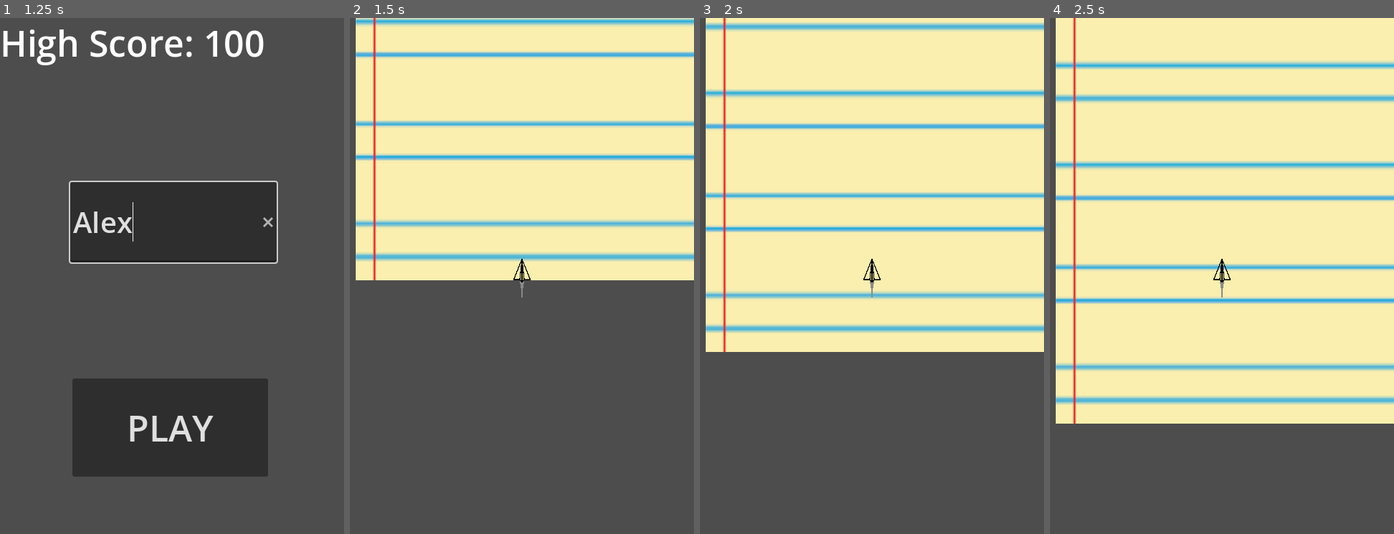
Above: before the commit, frames 1-4 (left to right).
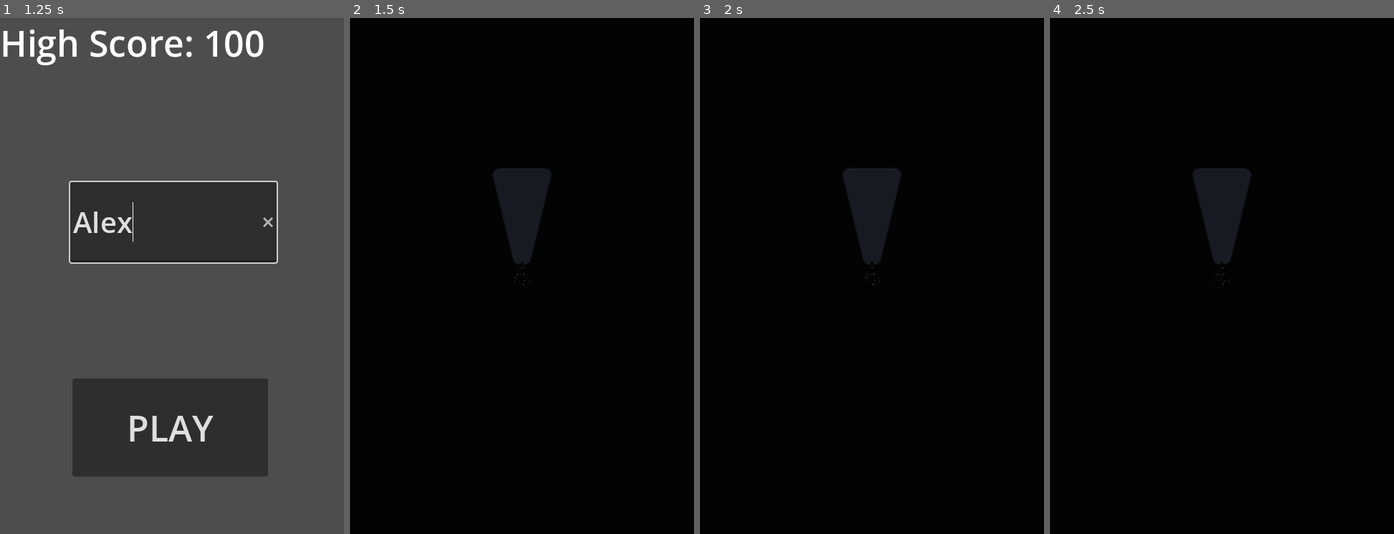
Above: after the commit, the same moments.

Repository: BorkerBrother/Paper_Plane_Game
Game: Godot game, scene res://start.tscn
The game is run twice, just before and just after one commit, with the same random seed, the same clock (stepped at 60 frames per second) and the same inputs.
Inputs (mouse positions are in pixels of both pictures, inside the frame that each line leads up to):
- Up to frame 1 (1.25 s): click (172, 224) at 0.52 s; type "Alex" at 0.6 s
- Up to frame 2 (1.5 s): click "PLAY" at 1.25 s
- Up to frame 3 (2 s): no input
- Up to frame 4 (2.5 s): no input

Frame 1 is identical in both runs. In frame 2, 100% of the frame differs, in the area x 0-100%, y 0-100%; in frame 3, 100%; in frame 4, 100%.

Commit message:
shadow tests

Diff:
--- a/Game/Data/user_data.json
+++ b/Game/Data/user_data.json
@@ -1 +1 @@
-{"high_score":{"value":100},"score":0,"user_name":"test"}
+{"high_score":{"value":100},"score":0,"user_name":""}
--- a/Game/player.tscn
+++ b/Game/player.tscn
@@ -8,12 +8,13 @@
 
 signal hit # new signal emitted when player collides with other collisionshapes
 @onready var cameraNode : Camera2D = get_node(\"../Camera2D\") # holt sich Camera2DNode aus Nodepfad (relativ zu diesem Node)
-@export var speed = 200 # How fast the player will move (pixels/sec).
+@onready var pointLight2D : PointLight2D = get_node(\"../PointLight2D\")
+@export var speed = 50 # How fast the player will move (pixels/sec).
 @export var rotation_speed = 20.0
 var rotation_direction = 0.0
 var screen_size # Size of the game window.
 var velocity = Vector2.ZERO
-var c_velocity_y = 200 # konstante Bewegung in Y
+var c_velocity_y = 0 # konstante Bewegung in Y
 var testrotation_angle = 0.0 # rotationswinkel pro frame
 
 func get_input():
@@ -28,6 +29,8 @@
 # Called every frame. 'delta' is the elapsed time since the previous frame.
 func _process(delta):
 	get_input()
+	#pointLight2D.position = position
+	#pointLight2D.position.y -= 70.
 	cameraNode.position.x = 0# Screen von: - screen_size.x / 2.0 bis + screen_size.x / 2.0 (gleich in y)
 	cameraNode.position.y = position.y
 	testrotation_angle = rotation_direction * rotation_speed# * delta
--- a/Game/project.godot
+++ b/Game/project.godot
@@ -25,21 +25,25 @@
 move_right={
 "deadzone": 0.5,
 "events": [Object(InputEventKey,"resource_local_to_scene":false,"resource_name":"","device":-1,"window_id":0,"alt_press …(182 unchanged characters)…
+, Object(InputEventKey,"resource_local_to_scene":false,"resource_name":"","device":-1,"window_id":0,"alt_pressed":false,"shift_pressed":false,"ctrl_pressed":false,"meta_pressed":false,"pressed":false,"keycode":0,"physical_keycode":68,"key_label":0,"unicode":100,"echo":false,"script":null)
 ]
 }
 move_left={
 "deadzone": 0.5,
 "events": [Object(InputEventKey,"resource_local_to_scene":false,"resource_name":"","device":-1,"window_id":0,"alt_press …(182 unchanged characters)…
+, Object(InputEventKey,"resource_local_to_scene":false,"resource_name":"","device":-1,"window_id":0,"alt_pressed":false,"shift_pressed":false,"ctrl_pressed":false,"meta_pressed":false,"pressed":false,"keycode":0,"physical_keycode":65,"key_label":0,"unicode":97,"echo":false,"script":null)
 ]
 }
 move_up={
 "deadzone": 0.5,
 "events": [Object(InputEventKey,"resource_local_to_scene":false,"resource_name":"","device":-1,"window_id":0,"alt_press …(182 unchanged characters)…
+, Object(InputEventKey,"resource_local_to_scene":false,"resource_name":"","device":-1,"window_id":0,"alt_pressed":false,"shift_pressed":false,"ctrl_pressed":false,"meta_pressed":false,"pressed":false,"keycode":0,"physical_keycode":87,"key_label":0,"unicode":119,"echo":false,"script":null)
 ]
 }
 move_down={
 "deadzone": 0.5,
 "events": [Object(InputEventKey,"resource_local_to_scene":false,"resource_name":"","device":-1,"window_id":0,"alt_press …(182 unchanged characters)…
+, Object(InputEventKey,"resource_local_to_scene":false,"resource_name":"","device":-1,"window_id":0,"alt_pressed":false,"shift_pressed":false,"ctrl_pressed":false,"meta_pressed":false,"pressed":false,"keycode":0,"physical_keycode":83,"key_label":0,"unicode":115,"echo":false,"script":null)
 ]
 }
 boost={
--- a/Game/world.tscn
+++ b/Game/world.tscn
@@ -1,75 +1,84 @@
-[gd_scene load_steps=8 format=3 uid="uid://lblemmtoksoq"]
+[gd_scene load_steps=5 format=3 uid="uid://lblemmtoksoq"]
 
 [ext_resource type="PackedScene" uid="uid://cd235rqcdfy8m" path="res://player.tscn" id="1_djhg5"]
-[ext_resource type="Texture2D" uid="uid://cnqjxh0j0pxix" path="res://Assets/Background_Paper_Plane.png" id="1_smhvf"]
-[ext_resource type="Texture2D" uid="uid://cyxv1kj75twrf" path="res://Assets/Background_wave_both_sides_Zeichenfläche 1.png" id="3_tgcvd"]
+[ext_resource type="Texture2D" uid="uid://l43sdhkkwhvy" path="res://Assets/plane_shadow_Zeichenfläche 1.png" id="3_o5fkq"]
+[ext_resource type="Texture2D" uid="uid://6s0rtjeatqnr" path="res://Assets/Background_shadow.png" id="4_i6jvp"]
 
-[sub_resource type="TileSetAtlasSource" id="TileSetAtlasSource_o5wft"]
-texture = ExtResource("1_smhvf")
-0:1/size_in_atlas = Vector2i(30, 20)
-0:1/0 = 0
-0:1/0/physics_layer_0/linear_velocity = Vector2(0, 0)
-0:1/0/physics_layer_0/angular_velocity = 0.0
-0:1/0/physics_layer_0/polygon_0/points = PackedVector2Array(8, 8, 8, 8, 8, 8)
-29:21/0 = 0
-29:21/0/physics_layer_0/linear_velocity = Vector2(0, 0)
-29:21/0/physics_layer_0/angular_velocity = 0.0
-29:22/0 = 0
-29:22/0/physics_layer_0/linear_velocity = Vector2(0, 0)
-29:22/0/physics_layer_0/angular_velocity = 0.0
-29:23/0 = 0
-29:23/0/physics_layer_0/linear_velocity = Vector2(0, 0)
-29:23/0/physics_layer_0/angular_velocity = 0.0
-29:24/0 = 0
-29:24/0/physics_layer_0/linear_velocity = Vector2(0, 0)
-29:24/0/physics_layer_0/angular_velocity = 0.0
-29:25/0 = 0
-29:25/0/physics_layer_0/linear_velocity = Vector2(0, 0)
-29:25/0/physics_layer_0/angular_velocity = 0.0
-29:26/0 = 0
-29:26/0/physics_layer_0/linear_velocity = Vector2(0, 0)
-29:26/0/physics_layer_0/angular_velocity = 0.0
-
-[sub_resource type="TileSet" id="TileSet_2g0u5"]
-physics_layer_0/collision_layer = 6
-sources/0 = SubResource("TileSetAtlasSource_o5wft")
-
-[sub_resource type="TileSetAtlasSource" id="TileSetAtlasSource_ix3ec"]
-texture = ExtResource("3_tgcvd")
-0:0/size_in_atlas = Vector2i(18, 61)
-0:0/0 = 0
-0:0/0/physics_layer_0/linear_velocity = Vector2(0, 0)
-0:0/0/physics_layer_0/angular_velocity = 0.0
-0:0/0/physics_layer_0/polygon_0/points = PackedVector2Array(-144.25, -311.127, -150, 336, -2.82843, 356.382, 114, -316)
-18:0/size_in_atlas = Vector2i(19, 61)
-18:0/0 = 0
-18:0/0/physics_layer_0/linear_velocity = Vector2(0, 0)
-18:0/0/physics_layer_0/angular_velocity = 0.0
-18:0/0/physics_layer_0/polygon_0/points = PackedVector2Array(146, -324, 150, 332, 14, 356, -102, -316)
-
-[sub_resource type="TileSet" id="TileSet_2f6g8"]
-physics_layer_0/collision_layer = 6
-physics_layer_0/collision_mask = 0
-sources/0 = SubResource("TileSetAtlasSource_ix3ec")
+[sub_resource type="OccluderPolygon2D" id="OccluderPolygon2D_qtoeb"]
+polygon = PackedVector2Array(-130, -142, -97, -173, -150, -199)
 
 [node name="World" type="Node2D"]
 
 [node name="Player" parent="." instance=ExtResource("1_djhg5")]
+z_index = 2
 position = Vector2(0, 0)
 collision_mask = 6
 
+[node name="PointLight2D" type="PointLight2D" parent="Player"]
+position = Vector2(58.8666, -58.8666)
+rotation = 0.785398
+scale = Vector2(1, 0.736413)
+energy = 7.35
+shadow_enabled = true
+shadow_filter = 1
+texture = ExtResource("3_o5fkq")
+
 [node name="Camera2D" type="Camera2D" parent="."]
 
-[node name="TileMap" type="TileMap" parent="."]
+[node name="Sprite2D" type="Sprite2D" parent="."]
 z_index = -1
-scale = Vector2(1, 3)
-tile_set = SubResource("TileSet_2g0u5")
-format = 2
-layer_0/tile_data = PackedInt32Array(-720896, 0, 1, -2031616, 0, 1, -3342336, 0, 1, -4653056, 0, 1, -5963776, 0, 1)
+texture = ExtResource("4_i6jvp")
 
-[node name="TileMap2" type="TileMap" parent="."]
+[node name="Sprite2D2" type="Sprite2D" parent="."]
 z_index = -1
-scale = Vector2(1, 3)
-tile_set = SubResource("TileSet_2f6g8")
-format = 2
-layer_0/tile_data = PackedInt32Array(-8519689, 0, 0, -8454135, 1179648, 3, -8585207, 1179648, 0)
+position = Vector2(1, -737)
+texture = ExtResource("4_i6jvp")
+
+[node name="LightOccluder2D" type="LightOccluder2D" parent="."]
+position = Vector2(0, -50)
+rotation = 1.5708
+occluder = SubResource("OccluderPolygon2D_qtoeb")
+
+[node name="LightOccluder2D2" type="LightOccluder2D" parent="."]
+position = Vector2(1, 1)
+occluder = SubResource("OccluderPolygon2D_qtoeb")
+
+[node name="LightOccluder2D4" type="LightOccluder2D" parent="."]
+position = Vector2(1, -200)
+rotation = 1.5708
+occluder = SubResource("OccluderPolygon2D_qtoeb")
+
+[node name="LightOccluder2D9" type="LightOccluder2D" parent="."]
+position = Vector2(1, -400)
+rotation = 1.5708
+occluder = SubResource("OccluderPolygon2D_qtoeb")
+
+[node name="LightOccluder2D10" type="LightOccluder2D" parent="."]
+position = Vector2(1, -600)
+rotation = 1.5708
+occluder = SubResource("OccluderPolygon2D_qtoeb")
+
+[node name="LightOccluder2D11" type="LightOccluder2D" parent="."]
+position = Vector2(1, -800)
+rotation = 1.5708
+occluder = SubResource("OccluderPolygon2D_qtoeb")
+
+[node name="LightOccluder2D3" type="LightOccluder2D" parent="."]
+position = Vector2(1, -100)
+occluder = SubResource("OccluderPolygon2D_qtoeb")
+
+[node name="LightOccluder2D5" type="LightOccluder2D" parent="."]
+position = Vector2(1, -200)
+occluder = SubResource("OccluderPolygon2D_qtoeb")
+
+[node name="LightOccluder2D6" type="LightOccluder2D" parent="."]
+position = Vector2(1, -300)
+occluder = SubResource("OccluderPolygon2D_qtoeb")
+
+[node name="LightOccluder2D7" type="LightOccluder2D" parent="."]
+position = Vector2(1, -500)
+occluder = SubResource("OccluderPolygon2D_qtoeb")
+
+[node name="LightOccluder2D8" type="LightOccluder2D" parent="."]
+position = Vector2(1, -700)
+occluder = SubResource("OccluderPolygon2D_qtoeb")
Binary file added: Game/Assets/Background_shadow.png
Not shown, added: Game/Assets/Background_shadow.png.import
Binary file added: Game/Assets/Shadow_circle_Zeichenfläche 1.png
Not shown, added: Game/Assets/Shadow_circle_Zeichenfläche 1.png.import
Binary file added: Game/Assets/plane_shadow_Zeichenfläche 1.png
Not shown, added: Game/Assets/plane_shadow_Zeichenfläche 1.png.import
